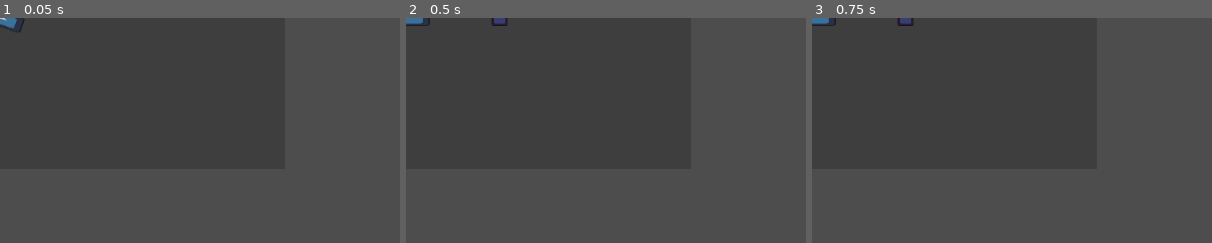
Above: before the commit, frames 1-3 (left to right).
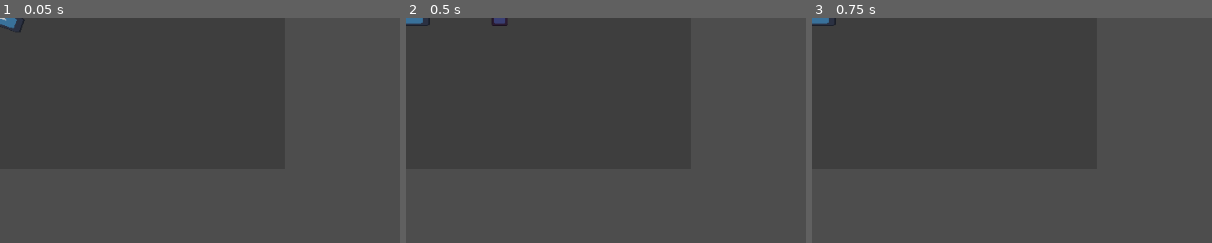
Above: after the commit, the same moments.

Repository: problem-18-dev/grumpy-grandpas
Game: Godot game, scene res://scenes/weapon/hitscan_weapon/hitscan_weapon.tscn
Two runs of this game, one before a commit and one after it. Both use one fixed random seed, a clock stepped at 60 frames per second and the inputs below. This scene is started directly instead of the project's main scene. The engine's default icon, where the game draws it, is replaced by a stand-in: a white triangle on a blue panel in a dark square.
Inputs (mouse positions are % of the whole screen's width and height, from its top left):
- Up to frame 1 (0.05 s): no input
- Up to frame 2 (0.5 s): no input
- Up to frame 3 (0.75 s): tap Enter (ui_accept) at 0.5 s; move the mouse to (72, 45) at 0.52 s; hold Right (move_right) from 0.53 s (still down); hold Space (shoot) from 0.53 s (still down); click (72, 45) at 0.67 s
The pictures show only the part of the screen within x 0-50%, y 0-50%; the shares and areas given below are measured in that part.

Frames 1-2 are identical in both runs. In frame 3, 0.1% of the frame differs, in the area x 21-26%, y 0-4%.

Commit message:
feat: basic inventory

Diff:
--- a/gui/theme/main_theme.tres
+++ b/gui/theme/main_theme.tres
@@ -7,3 +7,5 @@
 default_font_size = 16
 DebugLabel/base_type = &"Label"
 DebugLabel/font_sizes/font_size = 8
+InventoryWeaponButton/base_type = &"Button"
+InventoryWeaponButton/font_sizes/font_size = 12
--- a/project.godot
+++ b/project.godot
@@ -69,6 +69,11 @@
 "events": [Object(InputEventKey,"resource_local_to_scene":false,"resource_name":"","device":-1,"window_id":0,"alt_press …(192 unchanged characters)…
 ]
 }
+pause={
+"deadzone": 0.2,
+"events": [Object(InputEventKey,"resource_local_to_scene":false,"resource_name":"","device":-1,"window_id":0,"alt_pressed":false,"shift_pressed":false,"ctrl_pressed":false,"meta_pressed":false,"pressed":false,"keycode":0,"physical_keycode":4194305,"key_label":0,"unicode":0,"location":0,"echo":false,"script":null)
+]
+}
 
 [layer_names]
 
--- /dev/null
+++ b/resources/catalogue_resource/catalogue_resource.gd
@@ -0,0 +1,5 @@
+class_name CatalogueResource
+extends Resource
+
+@export_group("Weapons")
+@export var weapons: Array[WeaponResource]
--- /dev/null
+++ b/resources/catalogue_resource/weapons_catalogue.tres
@@ -0,0 +1,12 @@
+[gd_resource type="Resource" script_class="CatalogueResource" format=3 uid="uid://b4umg781jsip2"]
+
+[ext_resource type="Script" uid="uid://y30kphuaasrn" path="res://resources/catalogue_resource/catalogue_resource.gd" id="1_jhw3t"]
+[ext_resource type="Script" uid="uid://cuupga2bwhed" path="res://resources/weapon_resource/weapon_resource.gd" id="2_8qqlo"]
+[ext_resource type="Resource" uid="uid://bswdgh0ektx48" path="res://resources/weapon_resource/hitscan_weapons/shotgun.tres" id="3_st5hl"]
+[ext_resource type="Resource" uid="uid://dx1m0w6av86ds" path="res://resources/weapon_resource/hitscan_weapons/revolver.tres" id="4_swub2"]
+[ext_resource type="Resource" uid="uid://c4jjtdxl0q3k3" path="res://resources/weapon_resource/projectile_weapons/rocket_launcher.tres" id="5_w4fom"]
+
+[resource]
+script = ExtResource("1_jhw3t")
+weapons = Array[ExtResource("2_8qqlo")]([ExtResource("3_st5hl"), ExtResource("4_swub2"), ExtResource("5_w4fom")])
+metadata/_custom_type_script = "uid://y30kphuaasrn"
--- a/resources/projectile_resource/projectile_resource.gd
+++ b/resources/projectile_resource/projectile_resource.gd
@@ -7,7 +7,7 @@
 @export var collision_shape: Shape2D
 @export var should_bounce: bool
 @export_group("Range")
-@export var range_shape: CircleShape2D
+@export var range_radius := 35.0
 @export_group("Damage")
 @export var damage := 100
 @export var damage_falloff_curve: Curve
--- a/resources/projectile_resource/rocket.tres
+++ b/resources/projectile_resource/rocket.tres
@@ -4,20 +4,19 @@
 [ext_resource type="Texture2D" uid="uid://c5s0wwqdt0u8v" path="res://scenes/projectile/rocket.png" id="2_jxn76"]
 
 [sub_resource type="CapsuleShape2D" id="CapsuleShape2D_tldn6"]
-radius = 12.45
+radius = 8.0
+height = 16.0
 
 [sub_resource type="Curve" id="Curve_jxn76"]
 _data = [Vector2(0, 1), 0.0, 0.0, 0, 0, Vector2(0.35, 1), 0.0, 0.0, 0, 0, Vector2(1, 0.25), 0.0, 0.0, 0, 0]
 point_count = 3
-
-[sub_resource type="CircleShape2D" id="CircleShape2D_tldn6"]
-radius = 64.0
 
 [resource]
 script = ExtResource("1_bkuvr")
 name = "Rocket"
 texture = ExtResource("2_jxn76")
 collision_shape = SubResource("CapsuleShape2D_tldn6")
-range_shape = SubResource("CircleShape2D_tldn6")
+range_radius = 64.0
+damage = 40
 damage_falloff_curve = SubResource("Curve_jxn76")
 metadata/_custom_type_script = "uid://d4gc80blia3ku"
--- a/resources/weapon_resource/revolver.tres
+++ b/resources/weapon_resource/hitscan_weapons/revolver.tres
@@ -1,6 +1,6 @@
 [gd_resource type="Resource" script_class="HitscanWeaponResource" format=3 uid="uid://dx1m0w6av86ds"]
 
-[ext_resource type="Script" uid="uid://c8teyaijtqeex" path="res://resources/weapon_resource/hitscan_weapon_resource.gd" id="1_rt5p3"]
+[ext_resource type="Script" uid="uid://c8teyaijtqeex" path="res://resources/weapon_resource/hitscan_weapons/hitscan_weapon_resource.gd" id="1_rt5p3"]
 [ext_resource type="Texture2D" uid="uid://cgwgxskut17iw" path="res://icon.svg" id="2_e5bgj"]
 
 [sub_resource type="Curve" id="Curve_rt5p3"]
--- a/resources/weapon_resource/shotgun.tres
+++ b/resources/weapon_resource/hitscan_weapons/shotgun.tres
@@ -1,6 +1,6 @@
 [gd_resource type="Resource" script_class="HitscanWeaponResource" format=3 uid="uid://bswdgh0ektx48"]
 
-[ext_resource type="Script" uid="uid://c8teyaijtqeex" path="res://resources/weapon_resource/hitscan_weapon_resource.gd" id="1_yq80j"]
+[ext_resource type="Script" uid="uid://c8teyaijtqeex" path="res://resources/weapon_resource/hitscan_weapons/hitscan_weapon_resource.gd" id="1_yq80j"]
 [ext_resource type="Texture2D" uid="uid://cgwgxskut17iw" path="res://icon.svg" id="2_3mgjh"]
 
 [sub_resource type="Curve" id="Curve_3mgjh"]
--- a/resources/weapon_resource/projectile_weapon_resource.gd
+++ b/resources/weapon_resource/projectile_weapons/projectile_weapon_resource.gd
@@ -7,5 +7,6 @@
 @export_group("Charge")
 @export var min_force := MINIMUM_FORCE
 @export var max_force := MAXIMUM_FORCE
+@export var charge_time := 1.0
 @export_group("Projectile")
 @export var projectile_resource: ProjectileResource
--- a/resources/weapon_resource/rocket_launcher.tres
+++ b/resources/weapon_resource/projectile_weapons/rocket_launcher.tres
@@ -1,6 +1,6 @@
 [gd_resource type="Resource" script_class="ProjectileWeaponResource" format=3 uid="uid://c4jjtdxl0q3k3"]
 
-[ext_resource type="Script" uid="uid://pp6wnjxndi6r" path="res://resources/weapon_resource/projectile_weapon_resource.gd" id="1_0q7i4"]
+[ext_resource type="Script" uid="uid://pp6wnjxndi6r" path="res://resources/weapon_resource/projectile_weapons/projectile_weapon_resource.gd" id="1_0q7i4"]
 [ext_resource type="Resource" uid="uid://brymaul5h4b5a" path="res://resources/projectile_resource/rocket.tres" id="1_47jwv"]
 [ext_resource type="Texture2D" uid="uid://cgwgxskut17iw" path="res://icon.svg" id="2_xn5pd"]
 
--- a/scenes/components/hitbox_component/hitbox_component.gd
+++ b/scenes/components/hitbox_component/hitbox_component.gd
@@ -2,7 +2,7 @@
 class_name HitboxComponent
 extends Area2D
 
-const HITBOX_COLOR := Color(0.996, 0.804, 0.0, 0.392)
+const HITBOX_COLOR := Color(1.0, 0.8, 0.0, 0.4)
 
 var _targets_to_hit: Array[HurtboxComponent]
 var _collision_shape: CollisionShape2D
--- a/scenes/components/hurtbox_component/hurtbox_component.gd
+++ b/scenes/components/hurtbox_component/hurtbox_component.gd
@@ -2,9 +2,12 @@
 class_name HurtboxComponent
 extends Area2D
 
+signal hurt(amount: int)
+
 const HURTBOX_COLOR := Color(0.0, 1.0, 0.0, 0.392)
 
-signal hurt(amount: int)
+@export_group("Health")
+@export var health_component: HealthComponent
 
 
 func _ready() -> void:
@@ -16,3 +19,6 @@
 func hit(amount: int) -> void:
 	Debug.log("Hit by %s" % amount)
 	hurt.emit(amount)
+
+	if health_component:
+		health_component.take_health(amount)
--- a/scenes/components/hurtbox_component/hurtbox_component.tscn
+++ b/scenes/components/hurtbox_component/hurtbox_component.tscn
@@ -4,7 +4,7 @@
 
 [node name="HurtboxComponent" type="Area2D" unique_id=923971495]
 collision_layer = 4
-collision_mask = 8
+collision_mask = 0
 input_pickable = false
 monitoring = false
 script = ExtResource("1_okvui")
--- a/scenes/player/player.gd
+++ b/scenes/player/player.gd
@@ -3,15 +3,18 @@
 
 const LEFT_DIRECTION := -1
 const RIGHT_DIRECTION := 1
-const REVOLVER = preload("uid://dx1m0w6av86ds")
-const SHOTGUN = preload("uid://bswdgh0ektx48")
-const ROCKET_LAUNCHER = preload("uid://c4jjtdxl0q3k3")
+const DEFAULT_WEAPON = preload("uid://c4jjtdxl0q3k3")
 
 var _last_direction := RIGHT_DIRECTION
-var _weapon_to_equip := ROCKET_LAUNCHER
+var _weapon_to_equip: WeaponResource = DEFAULT_WEAPON
 
 @onready var weapon_holder: WeaponHolder = $WeaponHolder
 @onready var sprite: Sprite2D = $Sprite2D
+@onready var player_hud: PlayerHUD = $PlayerHUD
+
+
+func _ready() -> void:
+	player_hud.close()
 
 
 func _physics_process(_delta: float) -> void:
@@ -43,3 +46,8 @@
 		return
 
 	sprite.flip_h = velocity.x < 0
+
+
+func _on_player_hud_weapon_selected(weapon_to_equip: WeaponResource) -> void:
+	_weapon_to_equip = weapon_to_equip
+	reequip_weapon()
--- a/scenes/player/player.tscn
+++ b/scenes/player/player.tscn
@@ -9,6 +9,7 @@
 [ext_resource type="Script" uid="uid://dmnq07wos3jc2" path="res://scenes/player/player_state/player_walk.gd" id="5_p47bc"]
 [ext_resource type="Script" uid="uid://cnc8c7xcxascg" path="res://scenes/player/player_state/player_air.gd" id="6_75vfm"]
 [ext_resource type="PackedScene" uid="uid://bdmwi2dhvl8q1" path="res://scenes/components/health_component/health_component.tscn" id="7_0owmy"]
+[ext_resource type="PackedScene" uid="uid://bkrmhl1oip2je" path="res://scenes/player/player_hud/hud.tscn" id="10_h17s1"]
 
 [sub_resource type="CapsuleShape2D" id="CapsuleShape2D_1xhu4"]
 
@@ -31,7 +32,8 @@
 
 [node name="WeaponHolder" parent="." unique_id=1646053950 instance=ExtResource("3_5gtgg")]
 
-[node name="HurtboxComponent" parent="." unique_id=923971495 instance=ExtResource("3_qek5x")]
+[node name="HurtboxComponent" parent="." unique_id=923971495 node_paths=PackedStringArray("health_component") instance=ExtResource("3_qek5x")]
+health_component = NodePath("../HealthComponent")
 
 [node name="CollisionShape2D" type="CollisionShape2D" parent="HurtboxComponent" unique_id=1229987194]
 shape = SubResource("CapsuleShape2D_5gtgg")
@@ -50,3 +52,7 @@
 
 [node name="Air" type="Node" parent="StateMachine" unique_id=332589610]
 script = ExtResource("6_75vfm")
+
+[node name="PlayerHUD" parent="." unique_id=864953640 instance=ExtResource("10_h17s1")]
+
+[connection signal="weapon_selected" from="PlayerHUD" to="." method="_on_player_hud_weapon_selected"]
--- /dev/null
+++ b/scenes/player/player_hud/hud.tscn
@@ -0,0 +1,20 @@
+[gd_scene format=3 uid="uid://bkrmhl1oip2je"]
+
+[ext_resource type="Script" uid="uid://d1bh2s8eqollg" path="res://scenes/player/player_hud/player_hud.gd" id="1_ola2h"]
+
+[node name="PlayerHUD" type="CanvasLayer" unique_id=864953640]
+script = ExtResource("1_ola2h")
+
+[node name="WeaponsGrid" type="GridContainer" parent="." unique_id=1133723866]
+anchors_preset = 8
+anchor_left = 0.5
+anchor_top = 0.5
+anchor_right = 0.5
+anchor_bottom = 0.5
+offset_left = -52.0
+offset_top = -20.0
+offset_right = 52.0
+offset_bottom = 12.0
+grow_horizontal = 2
+grow_vertical = 2
+columns = 3
--- /dev/null
+++ b/scenes/player/player_hud/player_hud.gd
@@ -0,0 +1,60 @@
+class_name PlayerHUD
+extends CanvasLayer
+
+signal weapon_selected(weapon: WeaponResource)
+
+const WEAPONS_CATALOGUE = preload("uid://b4umg781jsip2")
+const INVENTORY_WEAPON_BUTTON_VARIANT := "InventoryWeaponButton"
+
+var _selected_weapon: WeaponResource = Player.DEFAULT_WEAPON
+
+@onready var weapons_grid: GridContainer = $WeaponsGrid
+
+
+func _ready() -> void:
+	_spawn_weapons_buttons()
+
+
+func _unhandled_key_input(event: InputEvent) -> void:
+	if event.is_action_pressed("pause"):
+		if visible:
+			close()
+			return
+
+		open()
+
+
+func open() -> void:
+	_disable_selected_weapon()
+	show()
+
+
+func close() -> void:
+	hide()
+
+
+func _spawn_weapons_buttons() -> void:
+	var weapons := WEAPONS_CATALOGUE.weapons
+
+	for weapon in weapons:
+		var button := Button.new()
+		button.theme_type_variation = INVENTORY_WEAPON_BUTTON_VARIANT
+		button.pressed.connect(_on_button_pressed.bind(weapon))
+		button.text = weapon.name
+		button.name = weapon.name
+		weapons_grid.add_child(button)
+
+
+func _disable_selected_weapon() -> void:
+	for button in weapons_grid.get_children():
+		if button.name == _selected_weapon.name:
+			button.disabled = true
+			continue
+
+		button.disabled = false
+
+
+func _on_button_pressed(weapon: WeaponResource) -> void:
+	weapon_selected.emit(weapon)
+	_selected_weapon = weapon
+	close()
--- a/scenes/projectile/projectile.gd
+++ b/scenes/projectile/projectile.gd
@@ -1,15 +1,15 @@
 @tool
 class_name Projectile
 extends CharacterBody2D
+
+const HURTBOX_COLLISION_MASK := 4
 
 @export var resource: ProjectileResource
 
 var _is_fired := false
 
 @onready var sprite: Sprite2D = $Sprite2D
-@onready var hitbox: HitboxComponent = $HitboxComponent
 @onready var collision_shape: CollisionShape2D = $CollisionShape2D
-@onready var hitbox_shape: CollisionShape2D = $HitboxComponent/HitboxShape
 
 
 func _ready() -> void:
@@ -18,7 +18,6 @@
 
 	sprite.texture = resource.texture
 	collision_shape.shape = resource.collision_shape
-	hitbox_shape.shape = resource.range_shape
 
 
 func _physics_process(delta: float) -> void:
@@ -26,9 +25,9 @@
 		return
 
 	_handle_gravity(delta)
+	_handle_rotation()
 	var collision := move_and_collide(velocity * delta)
 	_handle_collision(collision)
-	_handle_rotation()
 
 
 func prepare(projectile_resource: ProjectileResource) -> void:
@@ -43,9 +42,34 @@
 
 
 func _explode() -> void:
-	Debug.log("%s exploded" % resource.name)
-	hitbox.hit_targets(resource.damage, resource.damage_falloff_curve)
+	_hit_targets()
 	queue_free()
+
+
+func _hit_targets() -> void:
+	var space_state := get_world_2d().direct_space_state
+	var shape_query := PhysicsShapeQueryParameters2D.new()
+	shape_query.collision_mask = HURTBOX_COLLISION_MASK
+	shape_query.collide_with_areas = true
+	shape_query.collide_with_bodies = false
+	shape_query.transform = Transform2D(0, global_position)
+
+	var shape := CircleShape2D.new()
+	shape.radius = resource.range_radius
+	shape_query.shape = shape
+
+	var collisions := space_state.intersect_shape(shape_query)
+
+	if collisions.is_empty():
+		return
+
+	for collision in collisions:
+		var collider: HurtboxComponent = collision.collider
+		var distance_to_target := global_position.distance_to(collider.global_position)
+		var distance_ratio := distance_to_target / resource.range_radius
+		var damage_falloff := resource.damage_falloff_curve.sample(distance_ratio)
+		var calculated_damage := roundi(resource.damage * damage_falloff)
+		collider.hit(calculated_damage)
 
 
 func _handle_gravity(delta: float) -> void:
@@ -64,5 +88,4 @@
 
 
 func _handle_rotation() -> void:
-	sprite.rotation = velocity.angle()
-	collision_shape.rotation = velocity.angle()
+	rotation = velocity.angle()
--- a/scenes/projectile/projectile.tscn
+++ b/scenes/projectile/projectile.tscn
@@ -1,16 +1,12 @@
 [gd_scene format=3 uid="uid://csa3ig7aroxsa"]
 
 [ext_resource type="Script" uid="uid://vh6un5fax3ox" path="res://scenes/projectile/projectile.gd" id="1_2dulq"]
-[ext_resource type="PackedScene" uid="uid://c8af6ylft6mlg" path="res://scenes/components/hitbox_component/hitbox_component.tscn" id="1_t8015"]
 [ext_resource type="Resource" uid="uid://brymaul5h4b5a" path="res://resources/projectile_resource/rocket.tres" id="2_lw0th"]
 [ext_resource type="Texture2D" uid="uid://c5s0wwqdt0u8v" path="res://scenes/projectile/rocket.png" id="3_tldn6"]
 
 [sub_resource type="CapsuleShape2D" id="CapsuleShape2D_tldn6"]
-radius = 4.0
-height = 20.0
-
-[sub_resource type="CircleShape2D" id="CircleShape2D_tldn6"]
-radius = 64.0
+radius = 8.0
+height = 16.0
 
 [node name="Projectile" type="CharacterBody2D" unique_id=371139237]
 collision_layer = 16
@@ -23,11 +19,5 @@
 texture = ExtResource("3_tldn6")
 
 [node name="CollisionShape2D" type="CollisionShape2D" parent="." unique_id=1157895186]
-rotation = -1.5707964
+rotation = 1.5707964
 shape = SubResource("CapsuleShape2D_tldn6")
-
-[node name="HitboxComponent" parent="." unique_id=1991768270 instance=ExtResource("1_t8015")]
-
-[node name="HitboxShape" type="CollisionShape2D" parent="HitboxComponent" unique_id=896105883]
-shape = SubResource("CircleShape2D_tldn6")
-debug_color = Color(0.996, 0.804, 0, 0.392)
--- a/scenes/weapon/hitscan_weapon/hitscan_weapon.gd
+++ b/scenes/weapon/hitscan_weapon/hitscan_weapon.gd
@@ -16,7 +16,6 @@
 	sprite.texture = resource.texture
 	muzzle_offset_marker.position = resource.muzzle_offset
 	hitscan_ray_cast.target_position = Vector2(resource.weapon_range, 0)
-	weapon_crosshair.setup(resource.crosshair_distance)
 
 
 func _unhandled_key_input(event: InputEvent) -> void:
@@ -33,7 +32,8 @@
 
 func shoot() -> void:
 	hitscan_ray_cast.force_raycast_update()
-	weapon_shot.emit()
+
+	_disable()
 
 	if not hitscan_ray_cast.is_colliding():
 		return
@@ -43,14 +43,12 @@
 	if collider is HurtboxComponent:
 		var distance_to_target := global_position.distance_to(collider.global_position)
 		var damage_ratio := distance_to_target / resource.weapon_range
-		var calculated_damage := roundi(resource.damage * resource.damage_falloff_curve.sample(
-				damage_ratio
-			))
+		var damage_falloff := resource.damage_falloff_curve.sample(damage_ratio)
+		var calculated_damage := roundi(resource.damage * damage_falloff)
 		collider.hit(calculated_damage)
 		return
 
-	# Only other collision can be the world
-	Debug.log("World hit by %s" % resource.name)
+	# TODO: Only other collision can be the world
 
 
 func flip(should_flip: bool) -> void:
@@ -61,5 +59,12 @@
 
 func _enable() -> void:
 	_is_enabled = true
+	weapon_crosshair.setup(resource.crosshair_distance)
 	weapon_crosshair.enable()
 	weapon_ready.emit()
+
+
+func _disable() -> void:
+	_is_enabled = false
+	weapon_crosshair.disable()
+	weapon_shot.emit()
--- a/scenes/weapon/hitscan_weapon/hitscan_weapon.tscn
+++ b/scenes/weapon/hitscan_weapon/hitscan_weapon.tscn
@@ -1,6 +1,6 @@
 [gd_scene format=3 uid="uid://cc45g8xgg4lyo"]
 
-[ext_resource type="Resource" uid="uid://bswdgh0ektx48" path="res://resources/weapon_resource/shotgun.tres" id="2_bbni1"]
+[ext_resource type="Resource" uid="uid://bswdgh0ektx48" path="res://resources/weapon_resource/hitscan_weapons/shotgun.tres" id="2_bbni1"]
 [ext_resource type="Script" uid="uid://dha6yc6frgkta" path="res://scenes/weapon/hitscan_weapon/hitscan_weapon.gd" id="2_c5o7a"]
 [ext_resource type="Texture2D" uid="uid://cgwgxskut17iw" path="res://icon.svg" id="3_bbni1"]
 [ext_resource type="PackedScene" uid="uid://dtyiwvrh6enql" path="res://scenes/weapon_crosshair/weapon_crosshair.tscn" id="4_m8n6t"]
--- a/scenes/weapon/projectile_weapon/projectile_weapon.gd
+++ b/scenes/weapon/projectile_weapon/projectile_weapon.gd
@@ -3,7 +3,6 @@
 extends Weapon
 
 const PROJECTILE = preload("uid://csa3ig7aroxsa")
-const CHARGE_TIME := 1.0
 
 @export var resource: ProjectileWeaponResource
 
@@ -24,7 +23,6 @@
 
 	sprite.texture = resource.texture
 	muzzle_offset_marker.position = resource.muzzle_offset
-	weapon_crosshair.setup(resource.crosshair_distance)
 	charge_sprite.hide()
 	charge_sprite.position = resource.muzzle_offset
 
@@ -36,10 +34,7 @@
 	if event.is_action_pressed("shoot") and not _is_charging:
 		_start_charging()
 
-	if event.is_action_released("shoot"):
-		if not _is_charging:
-			return
-
+	if event.is_action_released("shoot") and _is_charging:
 		_stop_charging()
 		shoot()
 
@@ -51,7 +46,8 @@
 func shoot() -> void:
 	assert(resource.projectile_resource, "Attempting to shoot projectile without projectile scene")
 
-	weapon_shot.emit()
+	# Enable later, can stay enabled for testing
+	#_disable()
 	charge_sprite.hide()
 
 	# Prepare projectile
@@ -78,8 +74,8 @@
 	charge_sprite.show()
 
 	_charge_tween = create_tween()
-	_charge_tween.tween_property(charge_sprite, "scale:x", 1.0, CHARGE_TIME)
-	charge_timer.start(CHARGE_TIME)
+	_charge_tween.tween_property(charge_sprite, "scale:x", 1.0, resource.charge_time)
+	charge_timer.start(resource.charge_time)
 
 	_is_charging = true
 
@@ -95,14 +91,26 @@
 
 
 func _calculate_force() -> float:
-	return lerpf(resource.min_force, resource.max_force, 1.0 - _charge_time_left)
+	return lerpf(
+		resource.min_force,
+		resource.max_force,
+		inverse_lerp(resource.charge_time, 0, _charge_time_left),
+	)
 
 
 func _enable() -> void:
 	_is_enabled = true
+	weapon_crosshair.setup(resource.crosshair_distance)
 	weapon_crosshair.enable()
 	weapon_ready.emit()
 
 
+func _disable() -> void:
+	_is_enabled = false
+	weapon_crosshair.disable()
+	weapon_shot.emit()
+
+
 func _on_charge_timer_timeout() -> void:
 	_stop_charging()
+	shoot()
--- a/scenes/weapon/projectile_weapon/projectile_weapon.tscn
+++ b/scenes/weapon/projectile_weapon/projectile_weapon.tscn
@@ -2,7 +2,7 @@
 
 [ext_resource type="Script" uid="uid://crokm4it7fa58" path="res://scenes/weapon/projectile_weapon/projectile_weapon.gd" id="1_36w1u"]
 [ext_resource type="PackedScene" uid="uid://dtyiwvrh6enql" path="res://scenes/weapon_crosshair/weapon_crosshair.tscn" id="2_36w1u"]
-[ext_resource type="Resource" uid="uid://c4jjtdxl0q3k3" path="res://resources/weapon_resource/rocket_launcher.tres" id="2_oqn6d"]
+[ext_resource type="Resource" uid="uid://c4jjtdxl0q3k3" path="res://resources/weapon_resource/projectile_weapons/rocket_launcher.tres" id="2_oqn6d"]
 [ext_resource type="Texture2D" uid="uid://cgwgxskut17iw" path="res://icon.svg" id="3_afadl"]
 [ext_resource type="Texture2D" uid="uid://cm24glhqd6vrd" path="res://scenes/weapon/projectile_weapon/charge_texture.png" id="4_57x6w"]
 
--- a/scenes/weapon/weapon.gd
+++ b/scenes/weapon/weapon.gd
@@ -2,9 +2,12 @@
 class_name Weapon
 extends Node2D
 
+@warning_ignore("unused_signal")
 signal weapon_ready
+@warning_ignore("unused_signal")
 signal weapon_shot
 
+@warning_ignore("unused_private_class_variable")
 var _is_enabled := false
 
 
--- a/scenes/weapon_crosshair/weapon_crosshair.gd
+++ b/scenes/weapon_crosshair/weapon_crosshair.gd
@@ -1,4 +1,3 @@
-@tool
 class_name WeaponCrosshair
 extends Sprite2D
 
@@ -6,11 +5,8 @@
 @export var fade_duration := 0.15
 
 
-func _ready() -> void:
+func setup(x_offset: float) -> void:
 	modulate.a = 0.0
-
-
-func setup(x_offset: float) -> void:
 	position = Vector2(x_offset, 0)
 
 
Not shown, added: resources/catalogue_resource/catalogue_resource.gd.uid
Renamed: resources/weapon_resource/hitscan_weapon_resource.gd -> resources/weapon_resource/hitscan_weapons/hitscan_weapon_resource.gd
Renamed: resources/weapon_resource/hitscan_weapon_resource.gd.uid -> resources/weapon_resource/hitscan_weapons/hitscan_weapon_resource.gd.uid
Renamed: resources/weapon_resource/projectile_weapon_resource.gd.uid -> resources/weapon_resource/projectile_weapons/projectile_weapon_resource.gd.uid
Not shown, added: scenes/player/player_hud/player_hud.gd.uid
Not shown, changed: kanban_tasks_data.kanban
